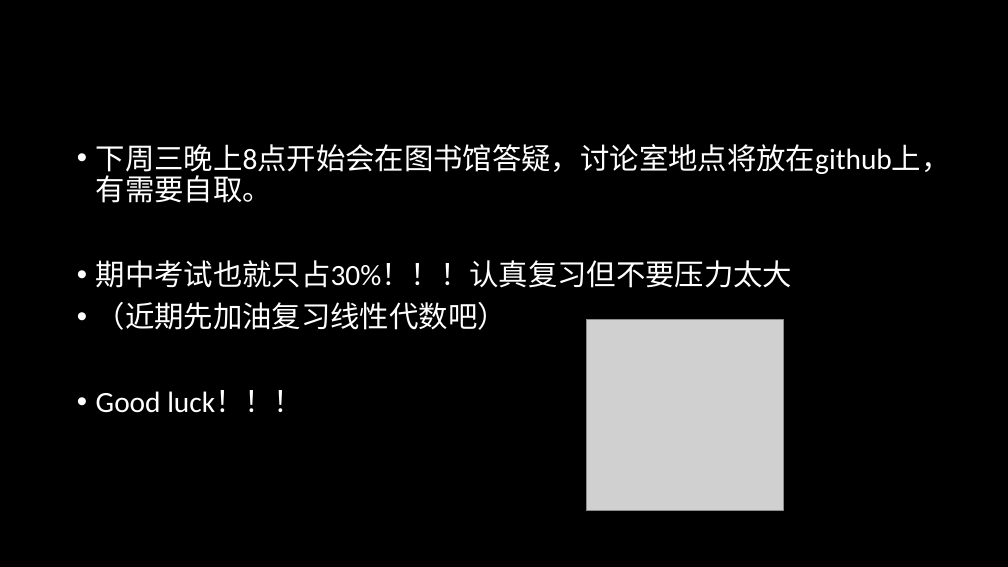
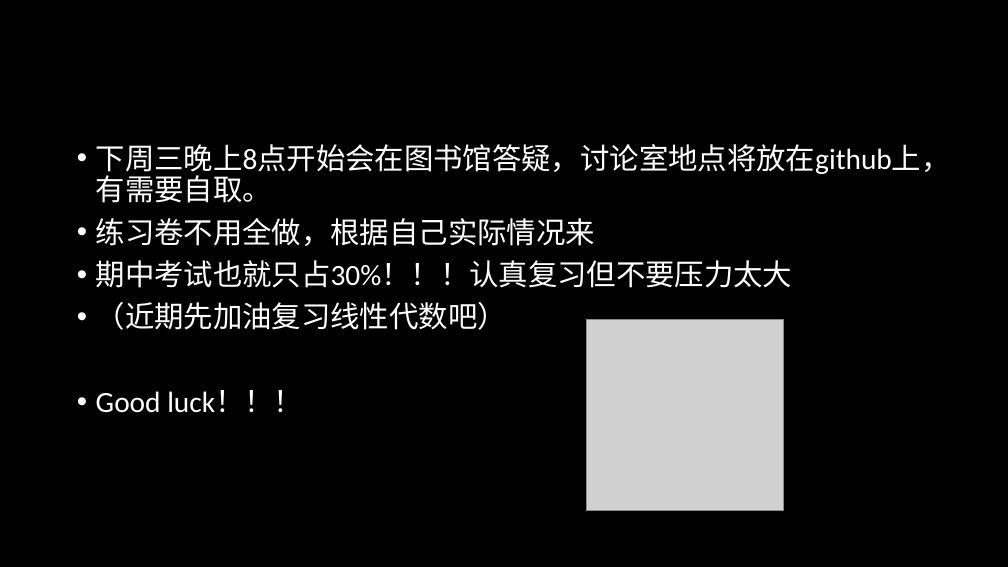
Before and after one commit to maaaark-creator/Calculus, a slide deck: slide 89 of 高数1.pptx. Drawn at 1008x567 pixels with LibreOffice and Linux fonts; fonts in the diff are those of the drawing; grey boxes stand for pictures. Boxes give left, top, right and bottom in pixels: in the first picture for what was removed or moved away, otherwise in the second. Text is boxed around its words. In the diff, an @@ line names an element or a change of style, - is before the commit and + after.

```diff
--- a/高数1.pptx
+++ b/高数1.pptx
@@ text at [96,218,595,246]: paragraph added @@
+• 练习卷不用全做，根据自己实际情况来
```
Also in this commit, not shown: 8 other slides changed, 4 other files.
